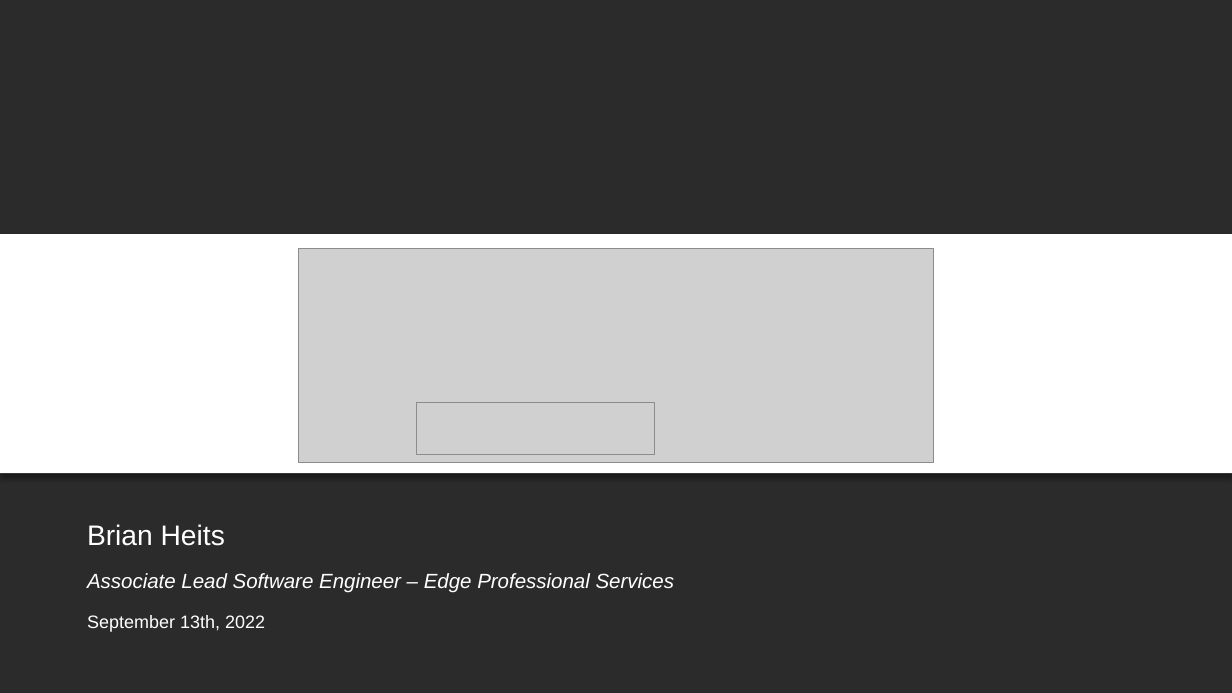
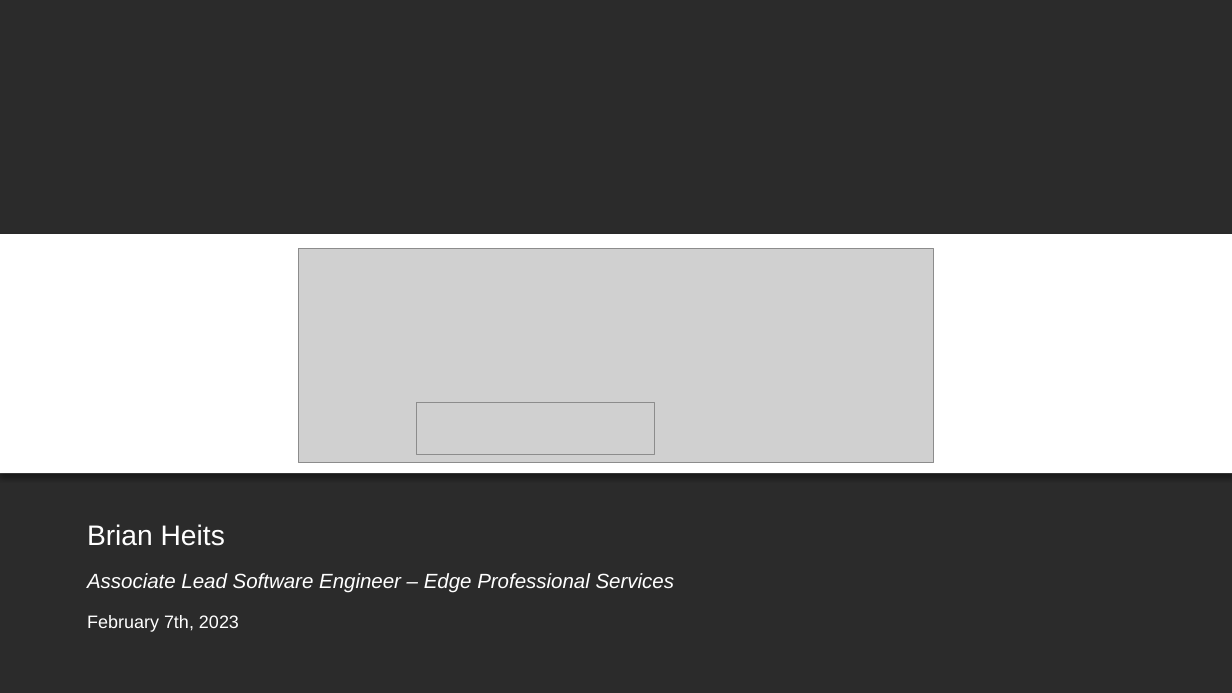
Before and after one commit to BH018364/SMART-on-FHIR-Training, a slide deck: slide 1 of SMART on FHIR Primer.pptx. Drawn at 1232x693 pixels with LibreOffice and Linux fonts; fonts in the diff are those of the drawing; grey boxes stand for pictures; background and template pictures are left out; a plain dark background stands for a picture behind light text. Boxes give left, top, right and bottom in pixels: in the first picture for what was removed or moved away, otherwise in the second. Text is boxed around its words. In the diff, an @@ line names an element or a change of style, - is before the commit and + after.

Commit message:
GBHS_CD February 2023 Updates

```diff
--- a/SMART on FHIR Primer.pptx
+++ b/SMART on FHIR Primer.pptx
@@ text at (x1=87, y1=615, x2=239, y2=632): text changed @@
-September 13th, 2022
+February 7th, 2023
```
Also in this commit, not shown: 1 other file.
